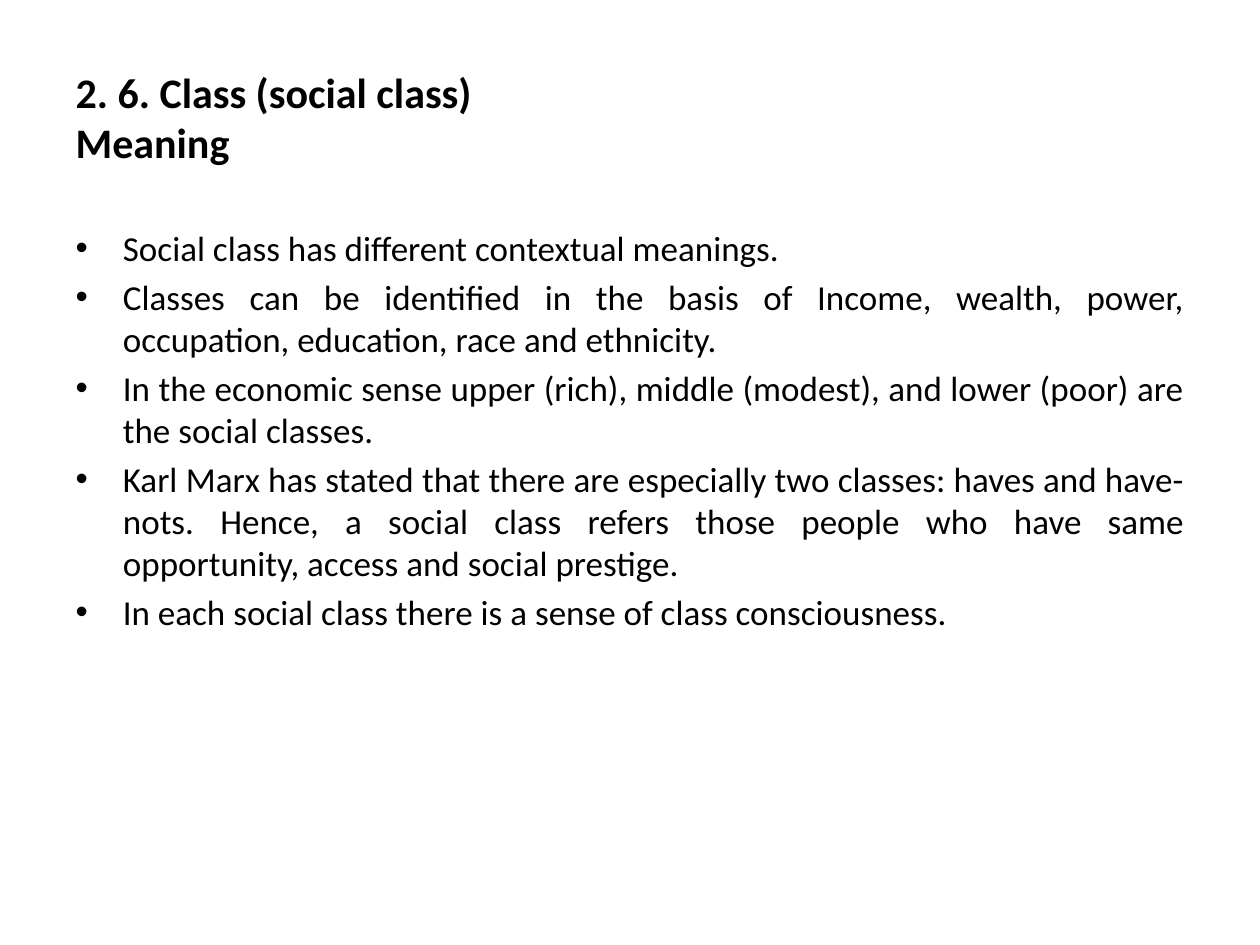
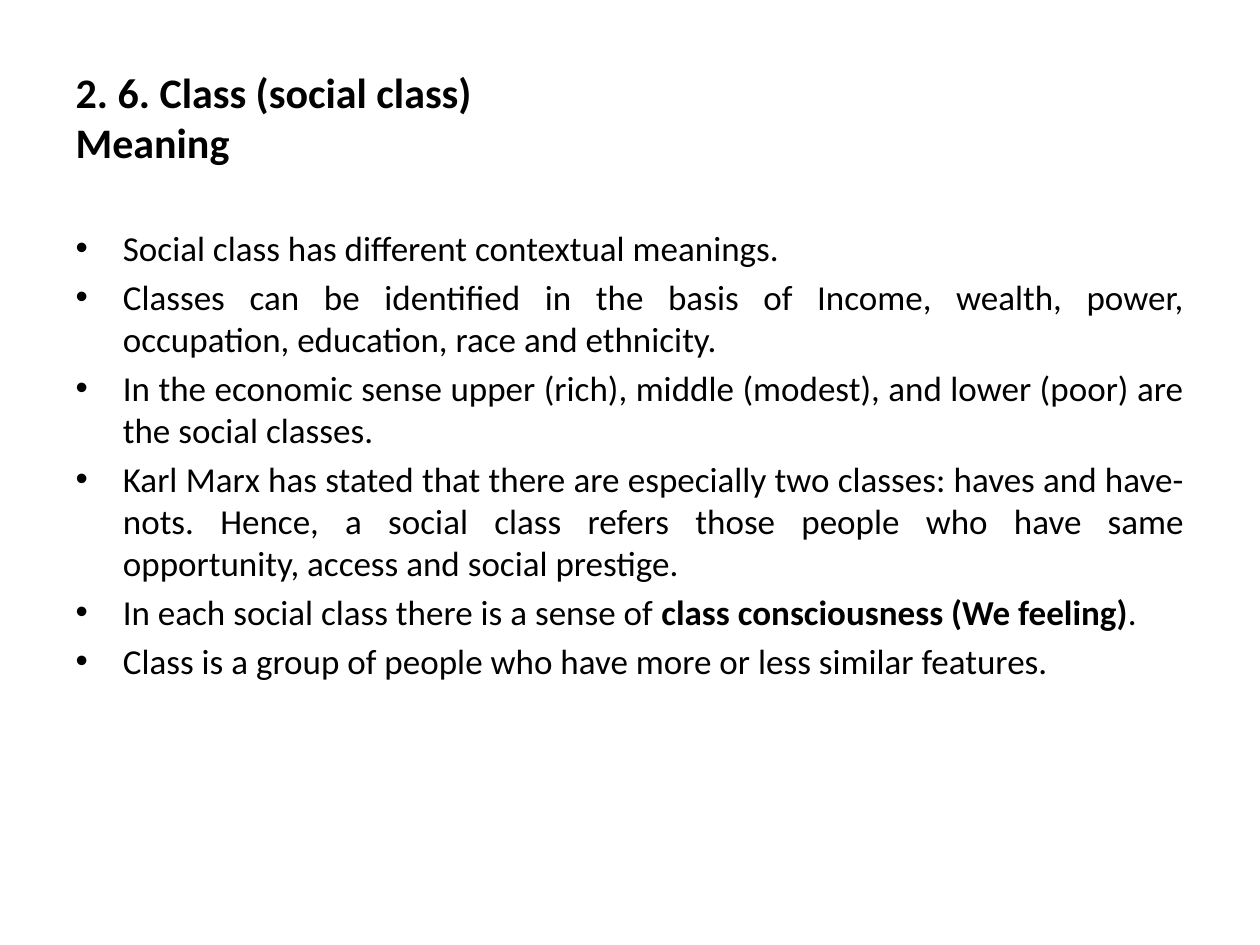
Before and after one commit to Amancom/C-Programming, a slide deck: slide 43 of 4089.pptx. Drawn at 1260x945 pixels with LibreOffice and Linux fonts; fonts in the diff are those of the drawing. Boxes give left, top, right and bottom in pixels: in the first picture for what was removed or moved away, otherwise in the second. Text is boxed around its words. In the diff, an @@ line names an element or a change of style, - is before the commit and + after.

```diff
--- a/4089.pptx
+++ b/4089.pptx
@@ text at <box>123,599,1136,680</box>: text changed @@
-• In each social class there is a sense of class consciousness.
+• In each social class there is a sense of class consciousness (We feeling).
+• Class is a group of people who have more or less similar features.
```
Also in this commit, not shown: 5 other files.
